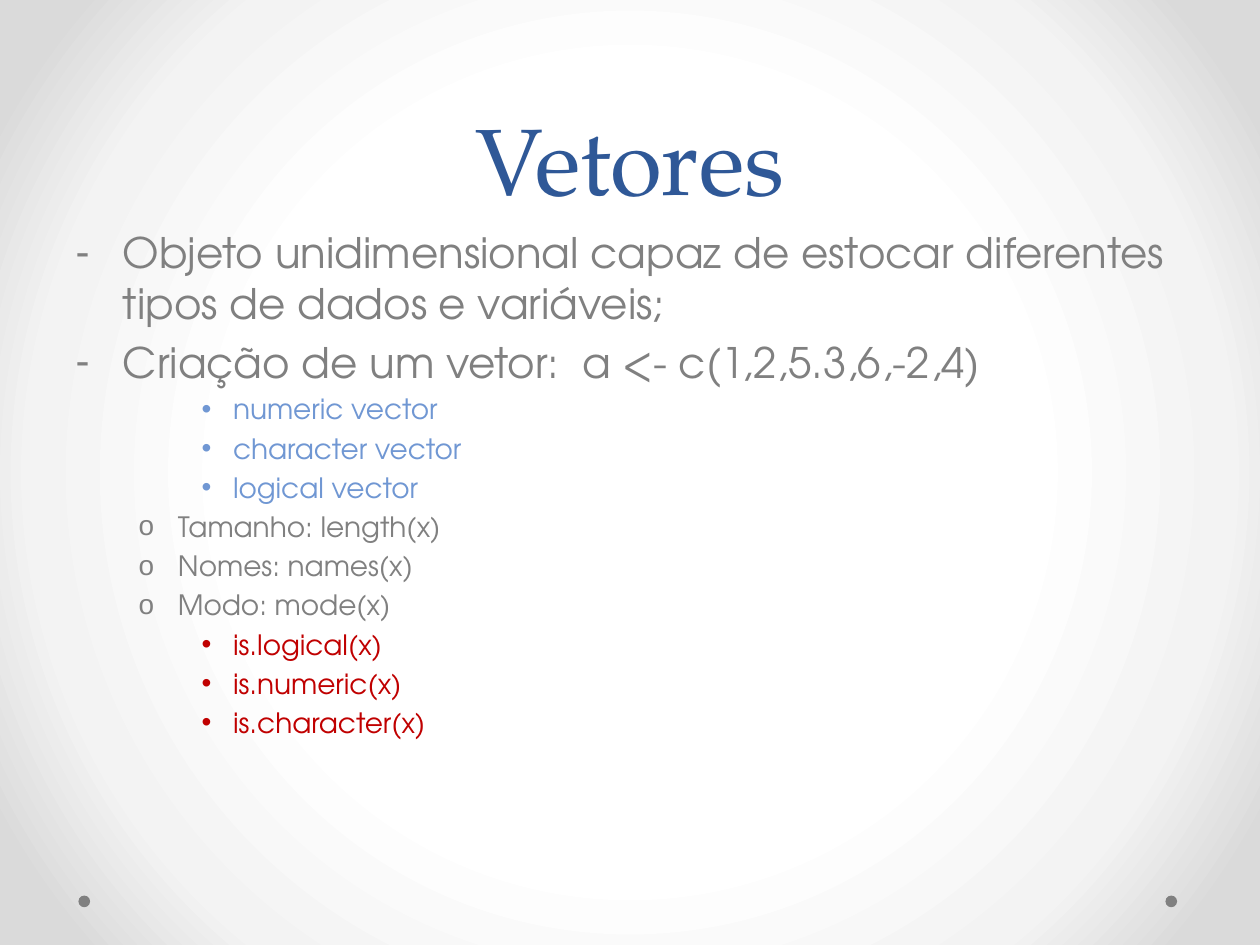
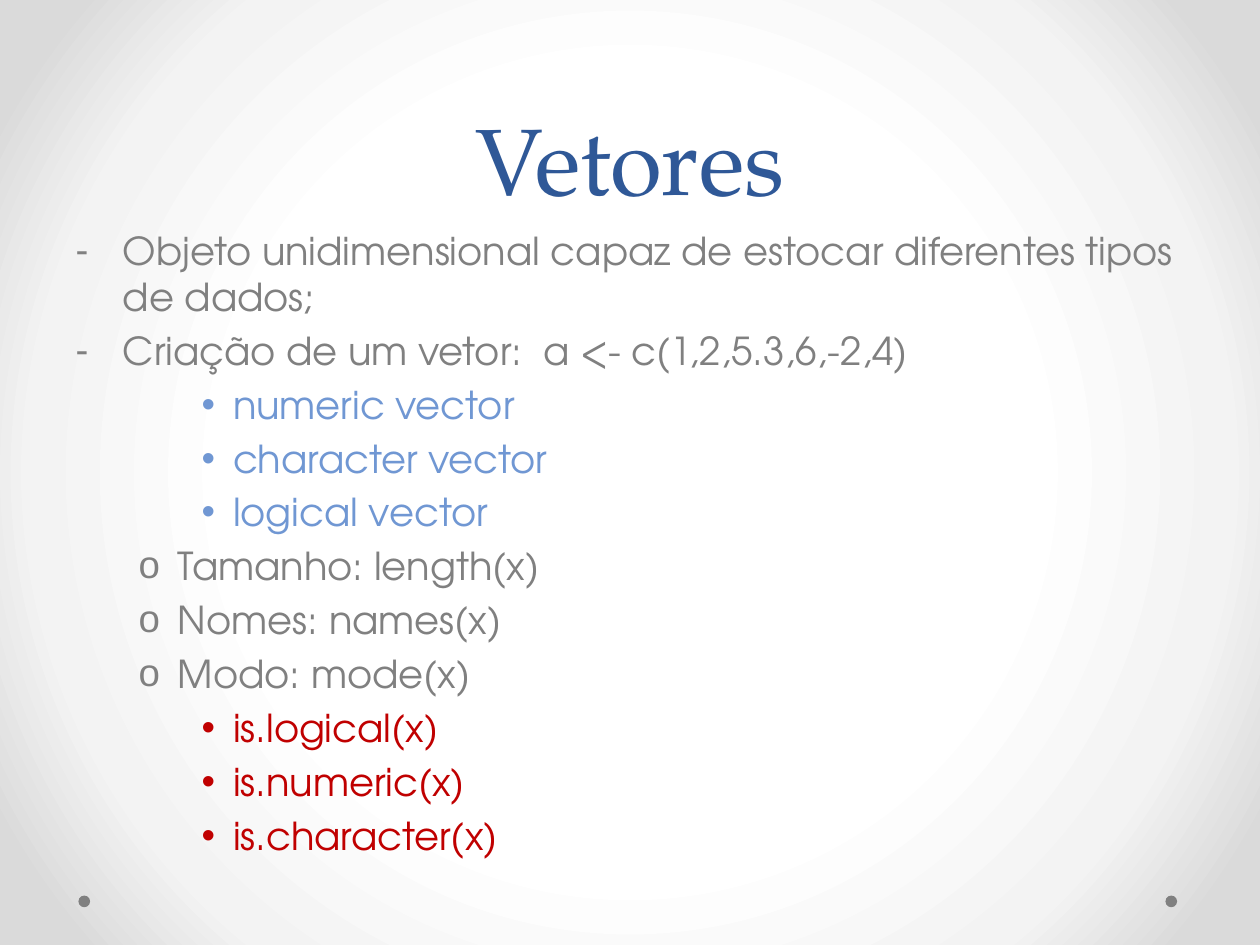
Before and after one commit to vanderfsouza/CursoR, a slide deck: slide 13 of Introdução ao R.pptx (slide 12 before the commit). Drawn at 1260x945 pixels with LibreOffice and Linux fonts; fonts in the diff are those of the drawing. Boxes give left, top, right and bottom in pixels: in the first picture for what was removed or moved away, otherwise in the second. Text is boxed around its words. In the diff, an @@ line names an element or a change of style, - is before the commit and + after.

```diff
--- a/Introdução ao R.pptx
+++ b/Introdução ao R.pptx
@@ text at bbox=[123, 236, 1173, 314]: text changed; size 24 to 22 pt @@
-– Objeto unidimensional capaz de estocar diferentes tipos de dados e variáveis;
+– Objeto unidimensional capaz de estocar diferentes tipos de dados;
@@ text at bbox=[123, 336, 908, 859]: size 24 to 22 pt in "Criação de um vetor: a <- c(1,2,5.3,6,-2,4)"; size 16 to 22 pt in "numeric vector", "character vector", "logical vector", "Tamanho: length(x)" and 5 more places; more space between paragraphs @@
```
Also in this commit, not shown: 6 other slides changed, 2 slides added, 1 slide removed, 1 other file.
